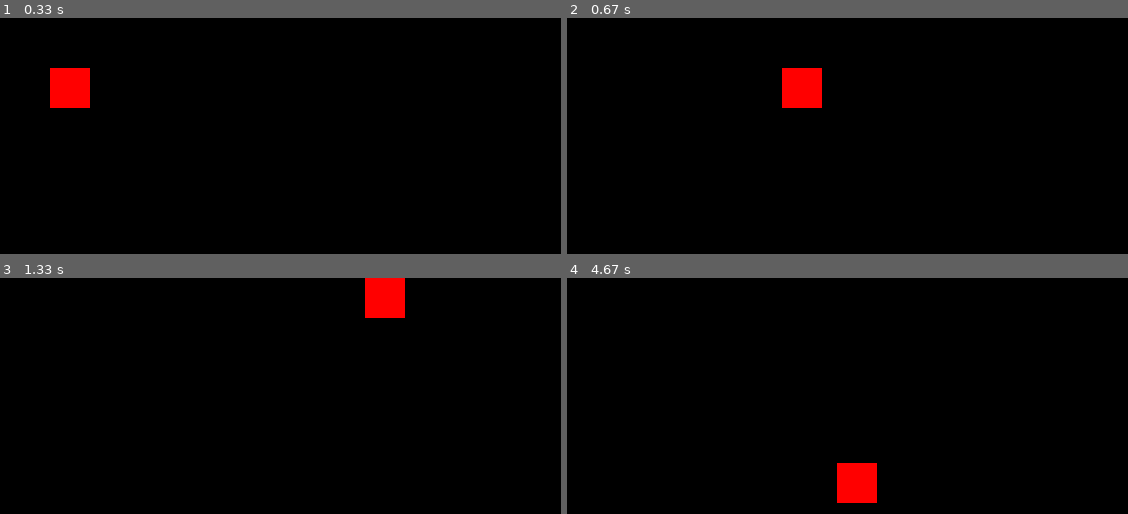
Above: before the commit, frames 1-4 (two rows, left to right).
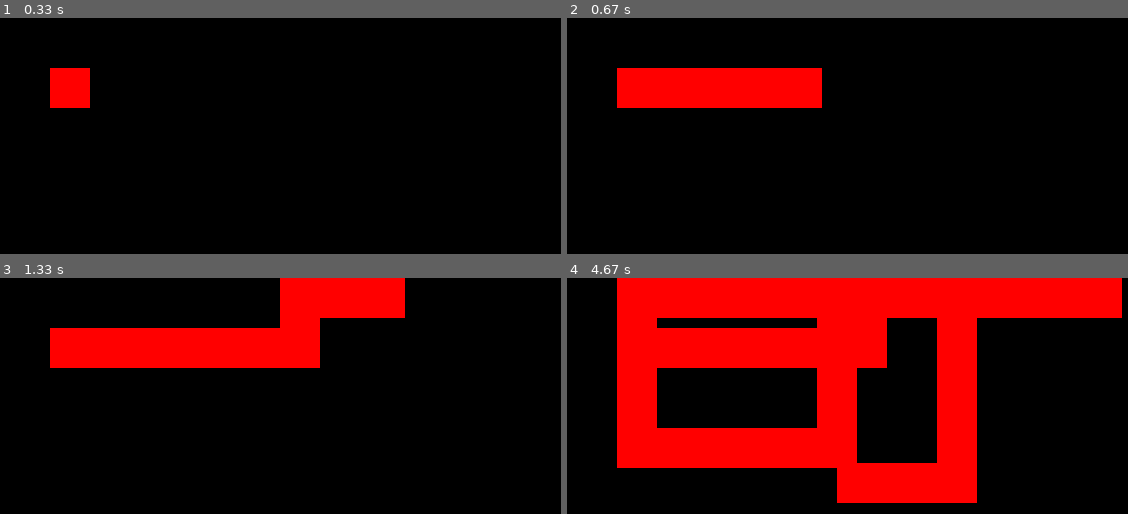
Above: after the commit, the same moments.

Repository: AlgoritthmicsTimisoaraPP/pygameas
Game: pygame game, started from folder/moving_box.py
The game is run twice, just before and just after one commit, with the same random seed, the same clock (stepped at 60 frames per second) and the same inputs.
Inputs:
- Up to frame 1 (0.33 s): no input
- Up to frame 2 (0.67 s): hold Right from 0.33 s (still down)
- Up to frame 3 (1.33 s): release Right at 0.8 s; hold Up 0.83-1.13 s; hold Right from 1.17 s (still down)
- Up to frame 4 (4.67 s): release Right at 1.63 s; hold Left 1.67-2.2 s; hold Down 2.23-2.53 s; hold Left 2.57-2.97 s; hold Up 3-3.37 s; hold Right 3.4-4.03 s; hold Down 4.07-4.43 s; hold Left from 4.47 s (still down)

Frame 1 is identical in both runs. In frame 2, 5.0% of the frame differs, in the area x 8-39%, y 21-39%; in frame 3, 11%; in frame 4, 42%, in the area x 8-99%, y 0-96%.

Commit message:
Update moving_box.py

Diff:
--- a/folder/moving_box.py
+++ b/folder/moving_box.py
@@ -27,7 +27,7 @@
     if keys[pygame.K_DOWN] and y < 560:
         y += speed
 
-    window.fill((0,0,0)) #redesenez backroundul in negru
+    #window.fill((0,0,0)) #redesenez backroundul in negru
     pygame.draw.rect(window,(255,0,0),(x,y,width,height))
     pygame.display.update()
 pygame.quit()
